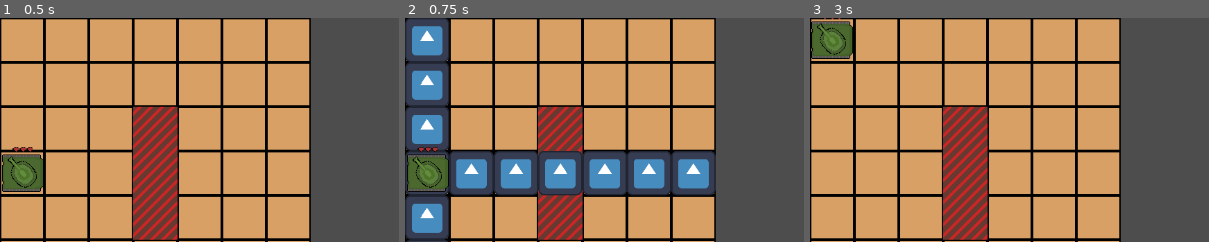
Above: before the commit, frames 1-3 (left to right).
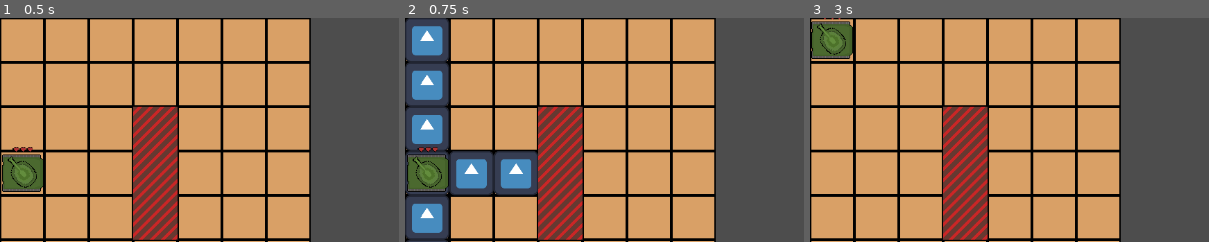
Above: after the commit, the same moments.

Repository: s3716853/tank-game
Game: Godot game, scene res://Scenes/main.tscn
Same seed, same stepped clock (60 frames per second), same inputs: the game is played once before the commit and once after it. This scene is started directly instead of the project's main scene. The engine's default icon, where the game draws it, is replaced by a stand-in: a white triangle on a blue panel in a dark square.
Inputs (mouse positions are % of the whole screen's width and height, from its top left):
- Up to frame 1 (0.5 s): no input
- Up to frame 2 (0.75 s): click "MOVE" at 0.5 s
- Up to frame 3 (3 s): click "MOVE" at 1.25 s; click "MOVE" at 2 s; tap Enter at 2.75 s; move the mouse to (3, 5) at 2.77 s; click (3, 5) at 2.92 s
The pictures show only the part of the screen within x 0-50%, y 0-50%; the shares and areas given below are measured in that part.

Frame 1 is identical in both runs. In frame 2, 8.7% of the frame differs, in the area x 33-78%, y 59-80%; in frame 3, nothing differs.

Commit message:
Player can no longer move onto walls

Diff:
--- a/Scripts/map.gd
+++ b/Scripts/map.gd
@@ -44,11 +44,42 @@
 	#Reset moveable tiles
 	moveable = []
 	var player_grid_pos = local_to_map(player_position)
-	for column in grid_width:
-		moveable.append(grid[column][player_grid_pos.y])
-	for row in grid_height:
-		moveable.append(grid[player_grid_pos.x][row])
-
+	var x = player_grid_pos.x
+	#Check all cells to the left of player
+	while x >= 0:
+		#If there isn't a wall continue, otherwise stop
+		if(grid[x][player_grid_pos.y].cell_empty):
+			moveable.append(grid[x][player_grid_pos.y])
+		else:
+			break
+		x -= 1
+	#Check all cells to the right of the player
+	x = player_grid_pos.x
+	while x < grid_width:
+		#If there isn't a wall continue, otherwise stop
+		if(grid[x][player_grid_pos.y].cell_empty):
+			moveable.append(grid[x][player_grid_pos.y])
+		else:
+			break
+		x += 1
+	#Check all cells to the top of player
+	var y = player_grid_pos.y
+	while y >= 0:
+		#If there isn't a wall continue, otherwise stop
+		if(grid[player_grid_pos.x][y].cell_empty):
+			moveable.append(grid[player_grid_pos.x][y])
+		else:
+			break
+		y -= 1
+	#Check all cells to the right of the player
+	y = player_grid_pos.y
+	while y < grid_height:
+		#If there isn't a wall continue, otherwise stop
+		if(grid[player_grid_pos.x][y].cell_empty):
+			moveable.append(grid[player_grid_pos.x][y])
+		else:
+			break
+		y += 1
 	#Turn on moveable tiles
 	for tile in moveable:
 		tile.visible = true
--- a/Scripts/tankMain.gd
+++ b/Scripts/tankMain.gd
@@ -28,5 +28,6 @@
 func _on_move_button_pressed() -> void:
 	map.find_moveable_tiles(self.global_position)
 
+##Will need to be changed to move over time so it looks nicer. Can be done with lerping
 func move(location):
 	self.global_position = location
